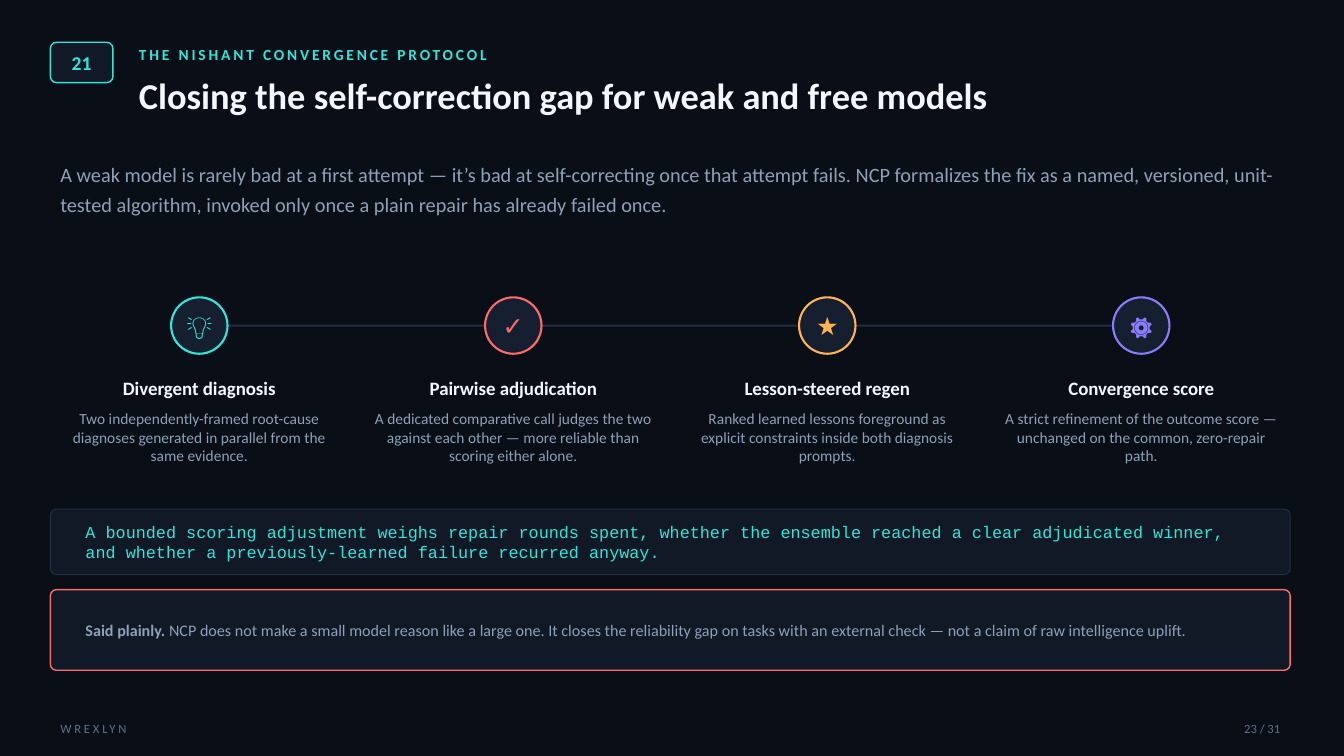
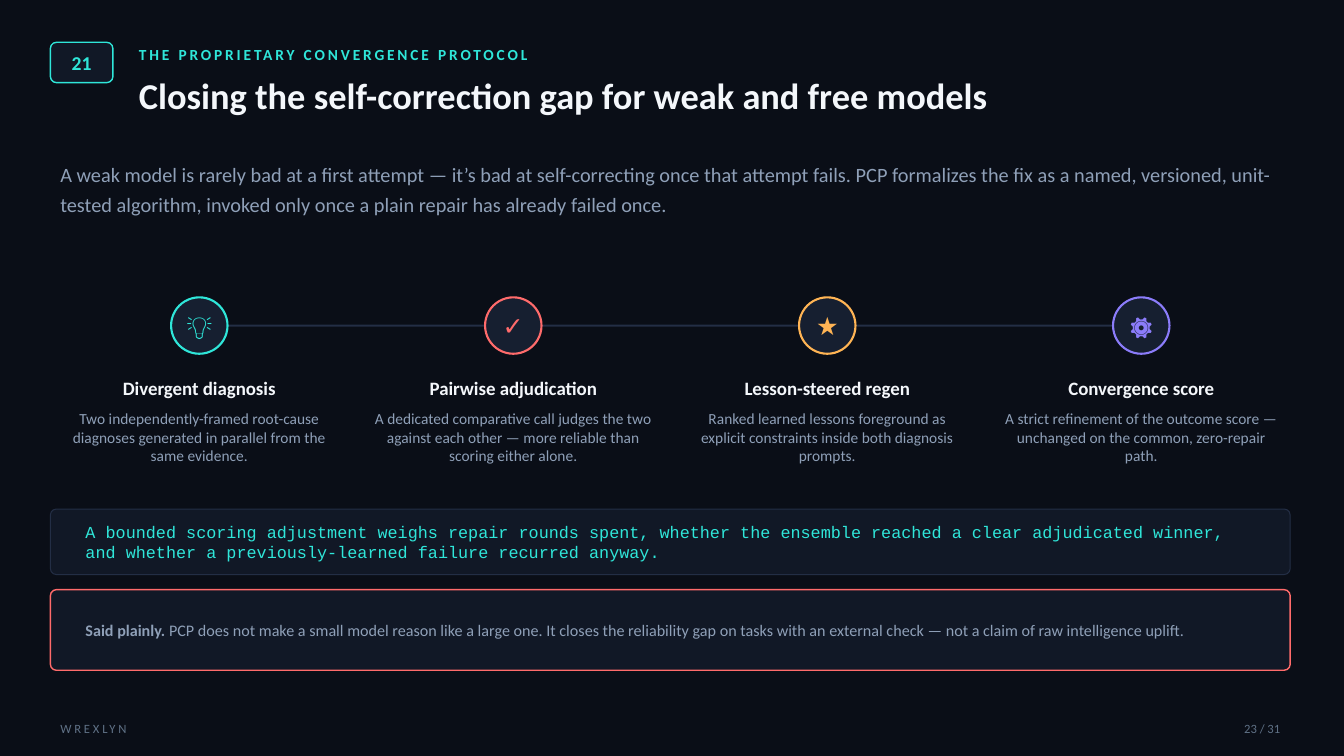
Before and after one commit to nishantsprabhakar/wrexlynwebsite, a slide deck: slide 23 of assets/Wrexlyn-Pitch-Deck.pptx. Drawn at 1344x756 pixels with LibreOffice and Linux fonts; fonts in the diff are those of the drawing. Boxes give left, top, right and bottom in pixels: in the first picture for what was removed or moved away, otherwise in the second. Text is boxed around its words. In the diff, an @@ line names an element or a change of style, - is before the commit and + after.

```diff
--- a/assets/Wrexlyn-Pitch-Deck.pptx
+++ b/assets/Wrexlyn-Pitch-Deck.pptx
@@ text at bbox=[139, 50, 486, 60]: text changed @@
-THE NISHANT CONVERGENCE PROTOCOL
+THE PROPRIETARY CONVERGENCE PROTOCOL
@@ text at bbox=[60, 168, 1269, 216]: text changed @@
-A weak model is rarely bad at a first attempt — it’s bad at self-correcting once that attempt fails. NCP formalizes the fix as a named, versioned, unit-tested algorithm, invoked only once a plain repair has already failed once.
+A weak model is rarely bad at a first attempt — it’s bad at self-correcting once that attempt fails. PCP formalizes the fix as a named, versioned, unit-tested algorithm, invoked only once a plain repair has already failed once.
@@ text at bbox=[85, 624, 1184, 639]: text changed @@
-Said plainly. NCP does not make a small model reason like a large one. It closes the reliability gap on tasks with an external check — not a claim of raw intelligence uplift.
+Said plainly. PCP does not make a small model reason like a large one. It closes the reliability gap on tasks with an external check — not a claim of raw intelligence uplift.
```
Also in this commit, not shown: 2 other slides changed, 1 other file.
